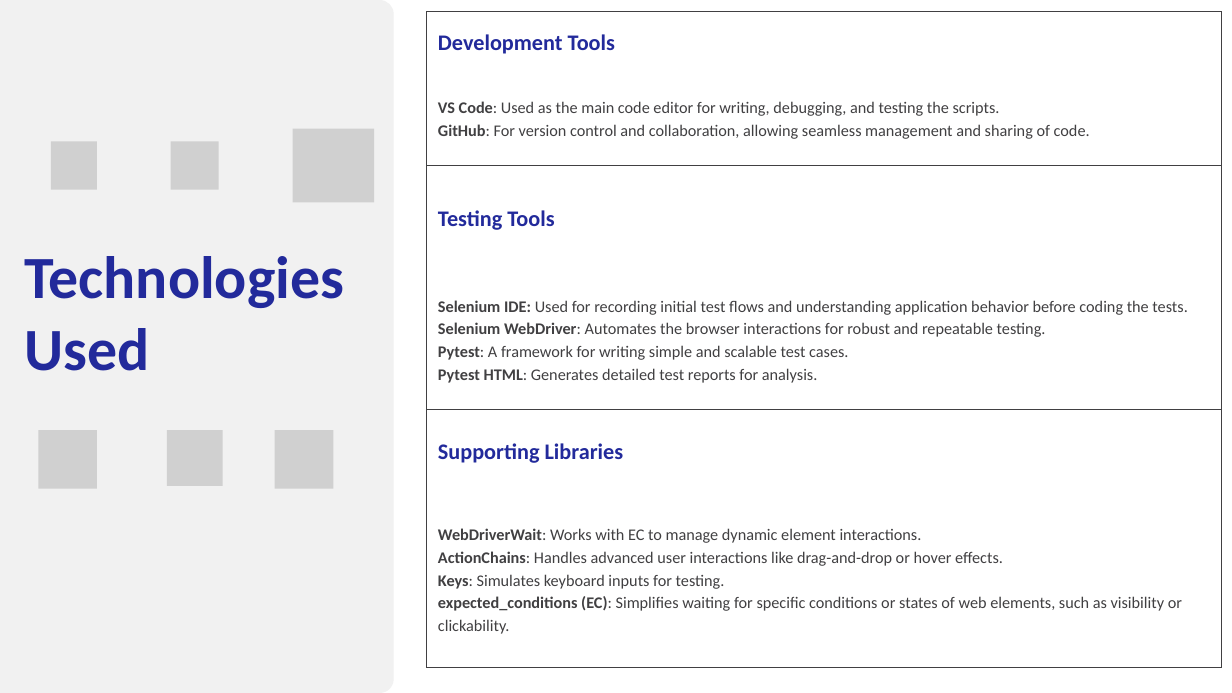
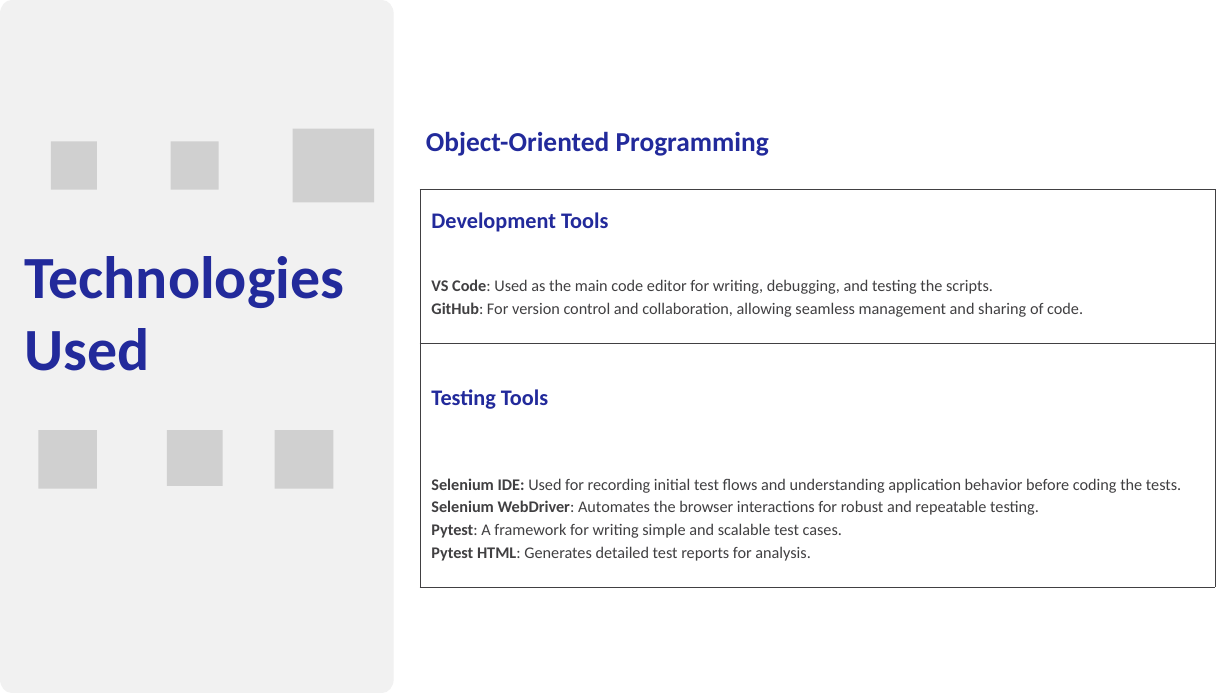
Before and after one commit to Abeer-Tlalka/QA_Automation_middle_project, a slide deck: slide 8 of QA Automation AbeerTlalka.pptx (slide 6 before the commit). Drawn at 1232x693 pixels with LibreOffice and Linux fonts; fonts in the diff are those of the drawing; grey boxes stand for pictures. Boxes give left, top, right and bottom in pixels: in the first picture for what was removed or moved away, otherwise in the second. Text is boxed around its words. In the diff, an @@ line names an element or a change of style, - is before the commit and + after.

Commit message:
update the PPT file

```diff
--- a/QA Automation AbeerTlalka.pptx
+++ b/QA Automation AbeerTlalka.pptx
@@ text added at box(426, 131, 769, 156), 32 pt, text #222A9B, bold @@
+Object-Oriented Programming
@@ table at box(420, 190, 1215, 587) @@
-row 5: Supporting Libraries
-row 6: WebDriverWait: Works with EC to manage dynamic element interactions. / ActionChains: Handles advanced user interactions like drag-and-drop or hover effects. / Keys: Simulates keyboard inputs for testing. / expected_conditions (EC): Simplifies waiting for specific conditions or states of web elements, such as visibility or clickability.
@@ table: place and size @@
-table at box(426, 12, 1222, 668)
+table at box(420, 190, 1215, 587)
```
Also in this commit, not shown: 6 other slides changed, 2 slides added.
